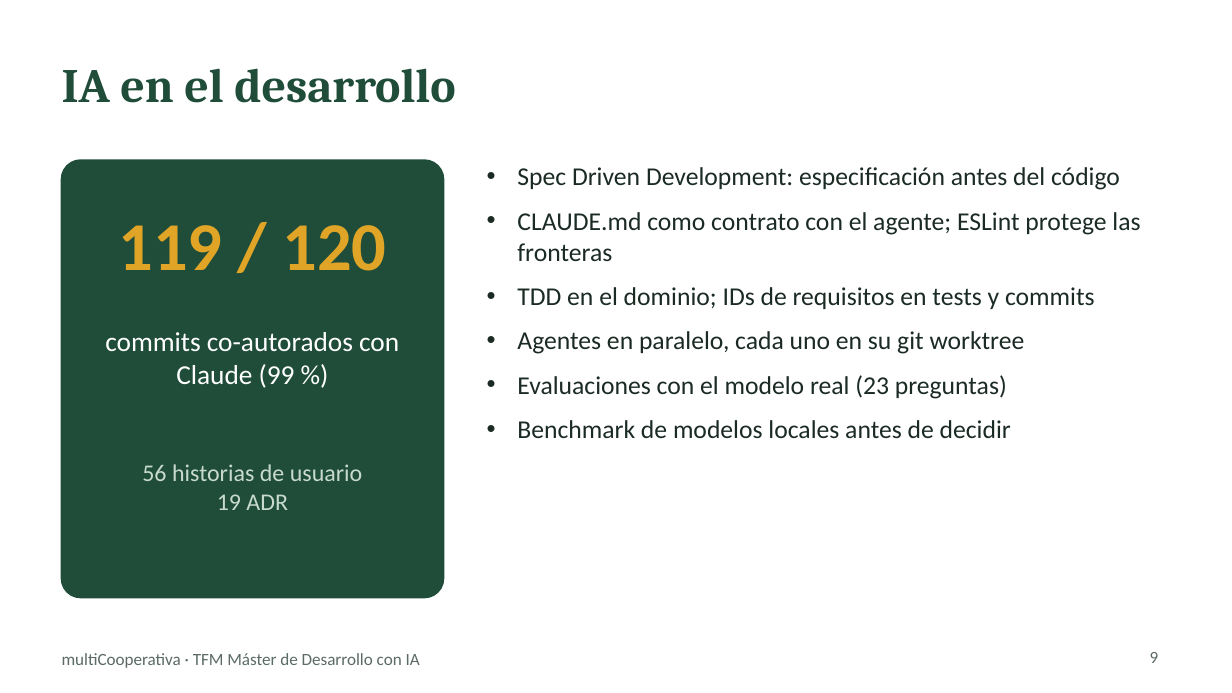
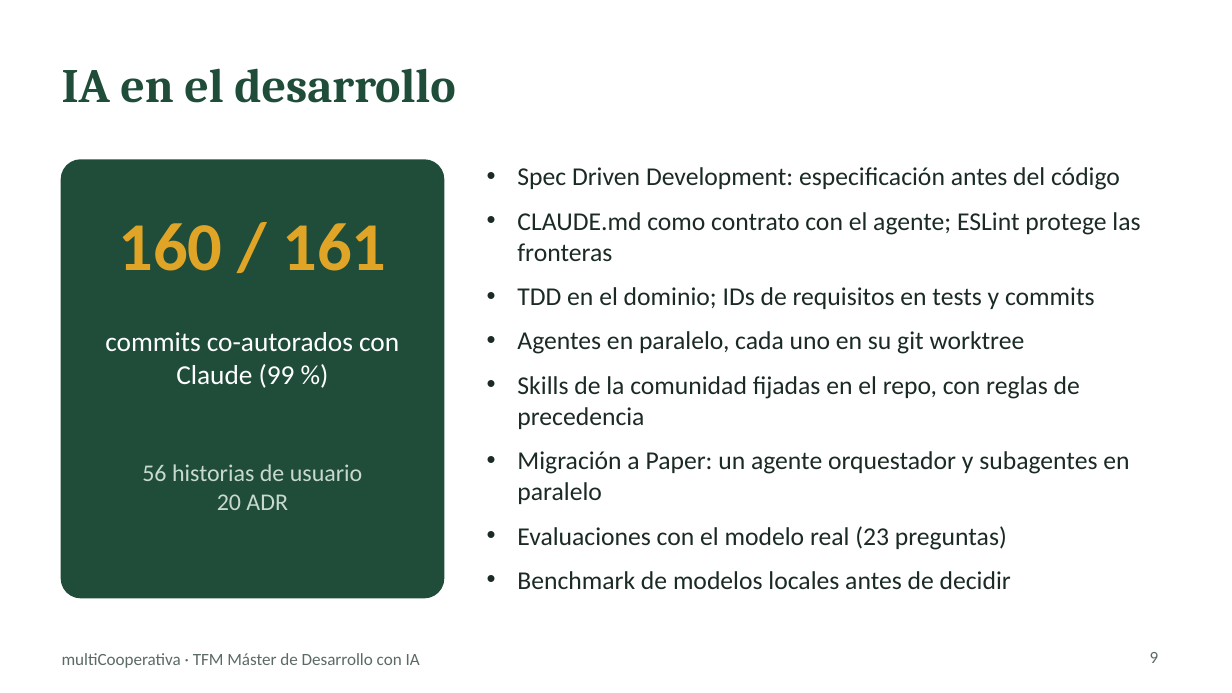
Before and after one commit to chaparro2001/multiCooperativa, a slide deck: slide 9 of docs/slides/multicooperativa-tfm.pptx. Drawn at 1232x693 pixels with LibreOffice and Linux fonts; fonts in the diff are those of the drawing. Boxes give left, top, right and bottom in pixels: in the first picture for what was removed or moved away, otherwise in the second. Text is boxed around its words. In the diff, an @@ line names an element or a change of style, - is before the commit and + after.

```diff
--- a/docs/slides/multicooperativa-tfm.pptx
+++ b/docs/slides/multicooperativa-tfm.pptx
@@ text at [118,223,387,271]: text changed @@
-119 / 120
+160 / 161
@@ text at [517,376,1129,504]: paragraphs added @@
+• Skills de la comunidad fijadas en el repo, con reglas de precedencia
+• Migración a Paper: un agente orquestador y subagentes en paralelo
@@ text at [217,494,288,510]: text changed @@
-19 ADR
+20 ADR
```
Also in this commit, not shown: 3 other slides changed, 4 other files.
